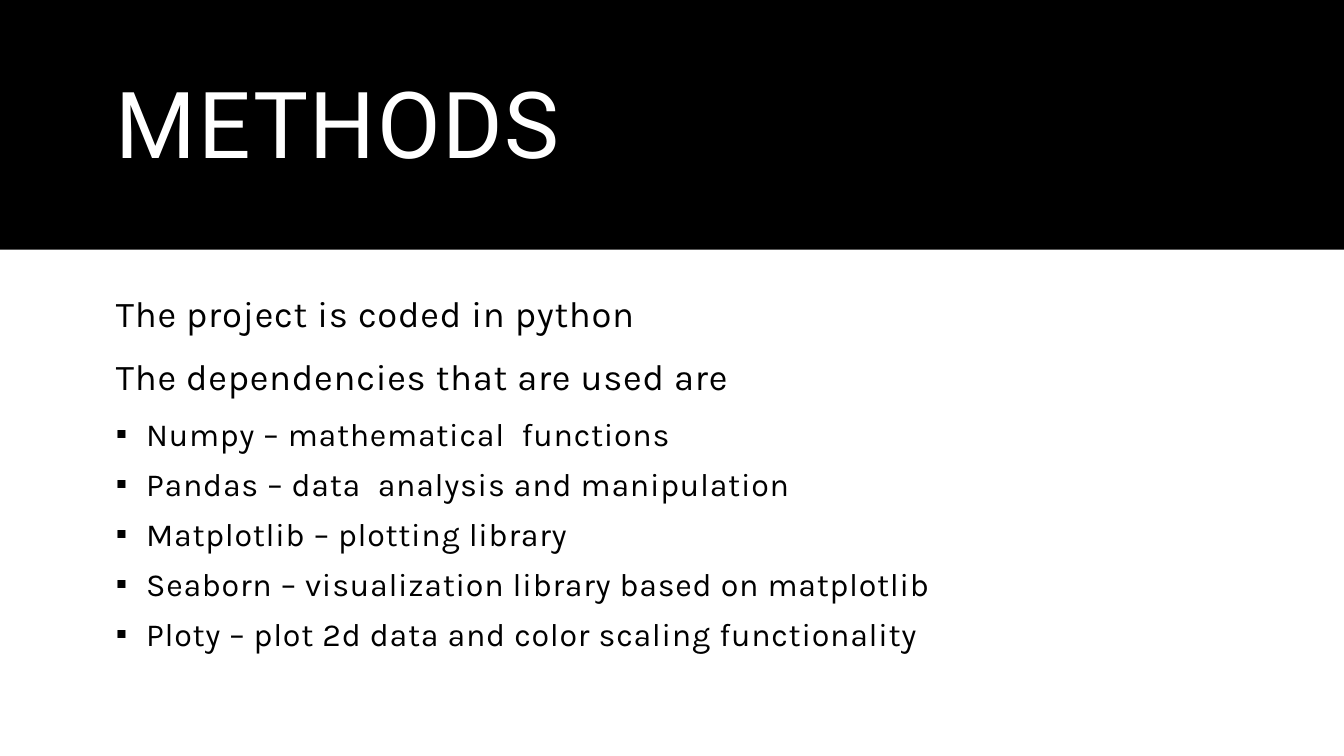
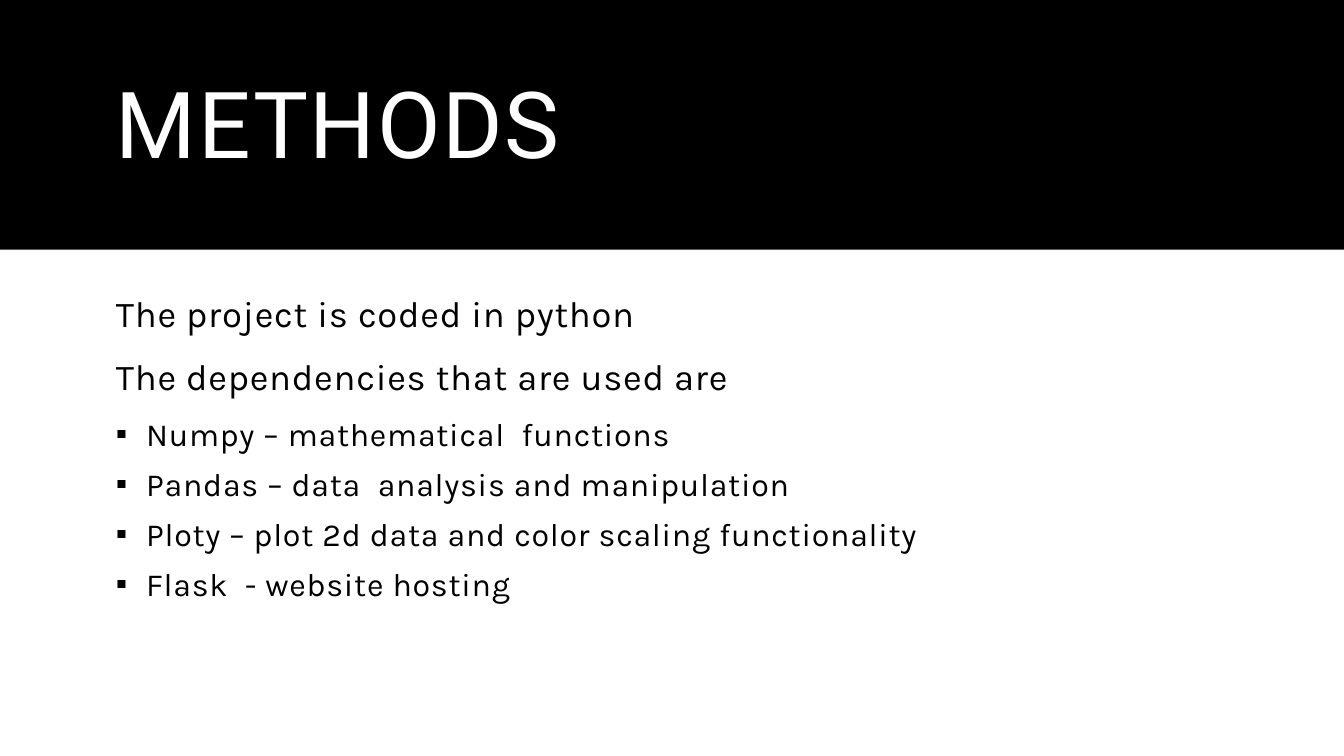
Before and after one commit to dev2010030040/Human-Resource-Analysis-with-Python, a slide deck: slide 5 of presentations/Review 2.pptx. Drawn at 1344x756 pixels with LibreOffice and Linux fonts; fonts in the diff are those of the drawing. Boxes give left, top, right and bottom in pixels: in the first picture for what was removed or moved away, otherwise in the second. Text is boxed around its words. In the diff, an @@ line names an element or a change of style, - is before the commit and + after.

```diff
--- a/presentations/Review 2.pptx
+++ b/presentations/Review 2.pptx
@@ text at [146, 524, 929, 604]: paragraphs removed @@
-  ▪ Matplotlib – plotting library
-  ▪ Seaborn – visualization library based on matplotlib
@@ text at [146, 574, 510, 604]: paragraph added @@
+  ▪ Flask - website hosting
```
Also in this commit, not shown: 1 other slide changed.
